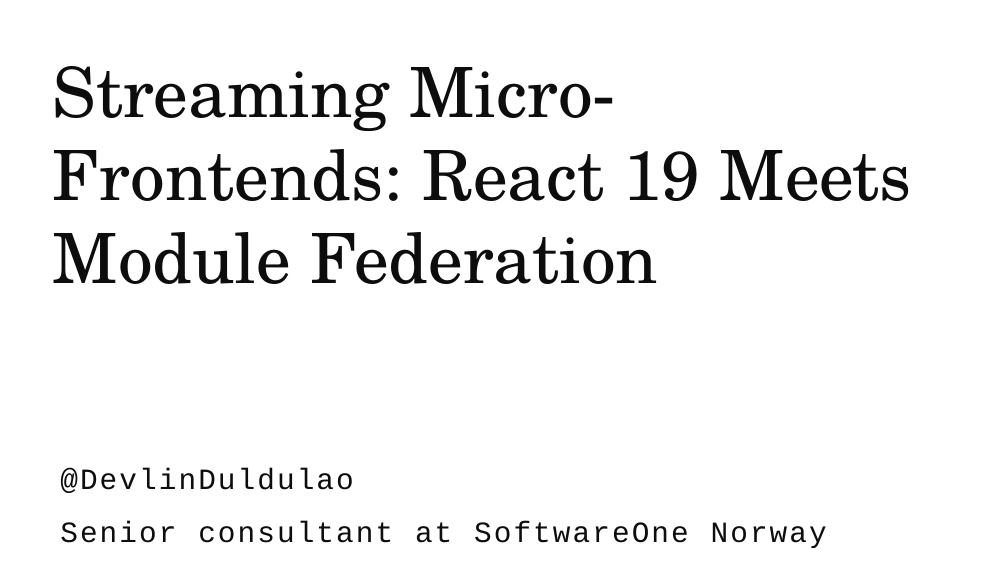
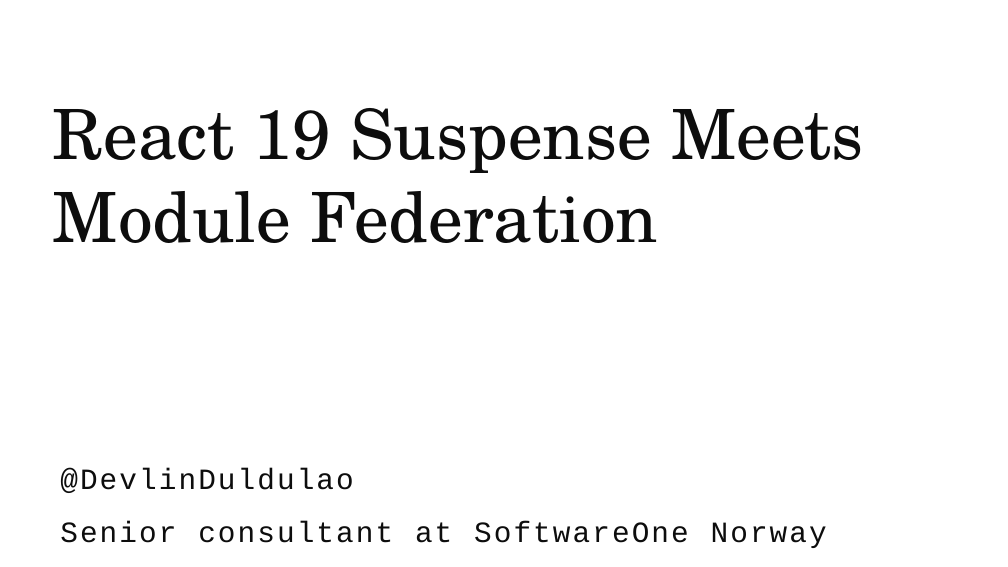
Before and after one commit to devlinduldulao/module-federation-demo, a slide deck: slide 1 of presentation/module-federation.pptx. Drawn at 1008x567 pixels with LibreOffice and Linux fonts; fonts in the diff are those of the drawing. Boxes give left, top, right and bottom in pixels: in the first picture for what was removed or moved away, otherwise in the second. Text is boxed around its words. In the diff, an @@ line names an element or a change of style, - is before the commit and + after.

```diff
--- a/presentation/module-federation.pptx
+++ b/presentation/module-federation.pptx
@@ text at (53, 108, 863, 243): text changed @@
-Streaming Micro-Frontends: React 19 Meets Module Federation
+React 19 Suspense Meets Module Federation
```
Also in this commit, not shown: 1 slide added.
